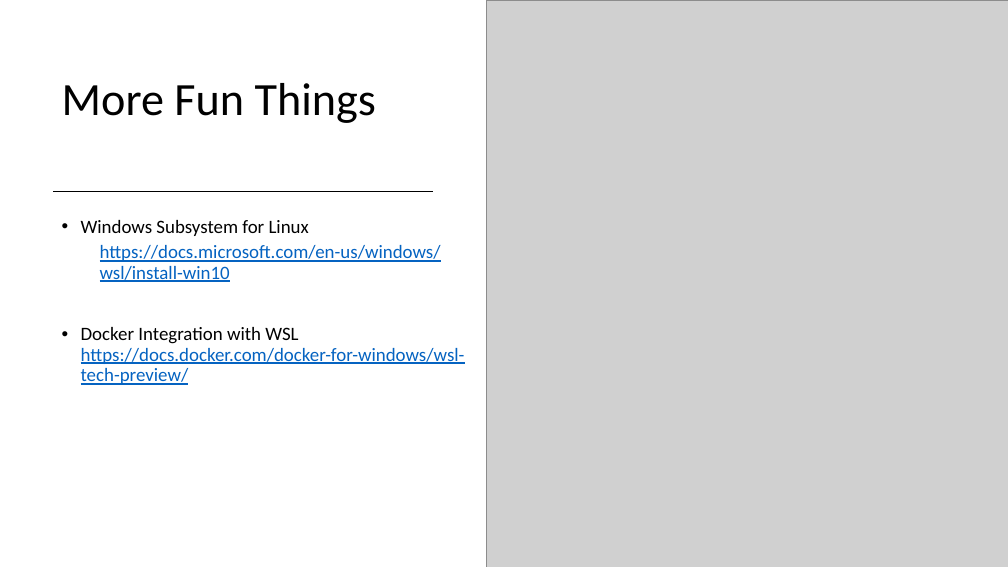
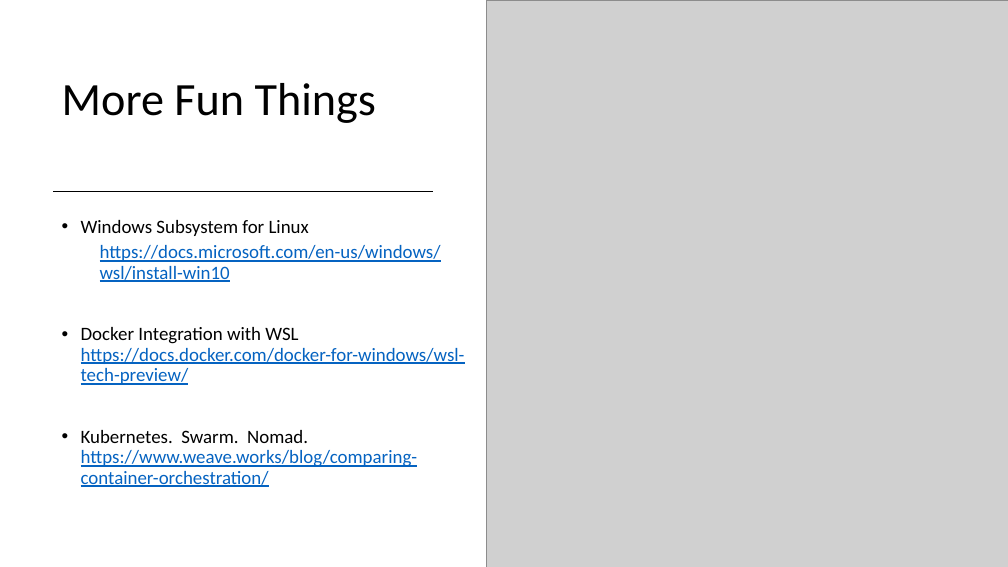
Before and after one commit to chlsmith/sql-on-docker, a slide deck: slide 14 of sql-on-docker.pptx. Drawn at 1008x567 pixels with LibreOffice and Linux fonts; fonts in the diff are those of the drawing; grey boxes stand for pictures. Boxes give left, top, right and bottom in pixels: in the first picture for what was removed or moved away, otherwise in the second. Text is boxed around its words. In the diff, an @@ line names an element or a change of style, - is before the commit and + after.

```diff
--- a/sql-on-docker.pptx
+++ b/sql-on-docker.pptx
@@ text at [81,430,418,487]: paragraph added @@
+• Kubernetes. Swarm. Nomad. https://www.weave.works/blog/comparing-container-orchestration/
```
Also in this commit, not shown: 2 other slides changed.
